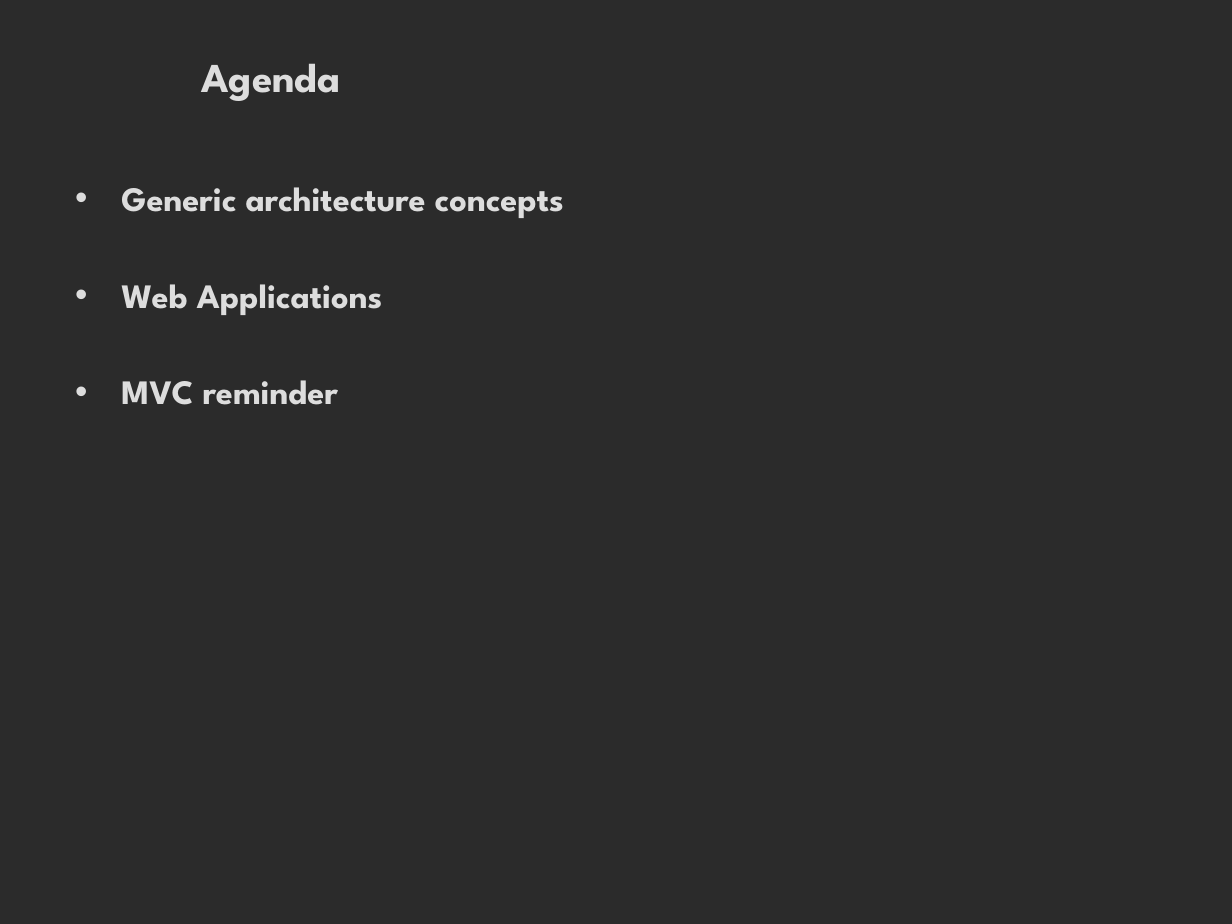
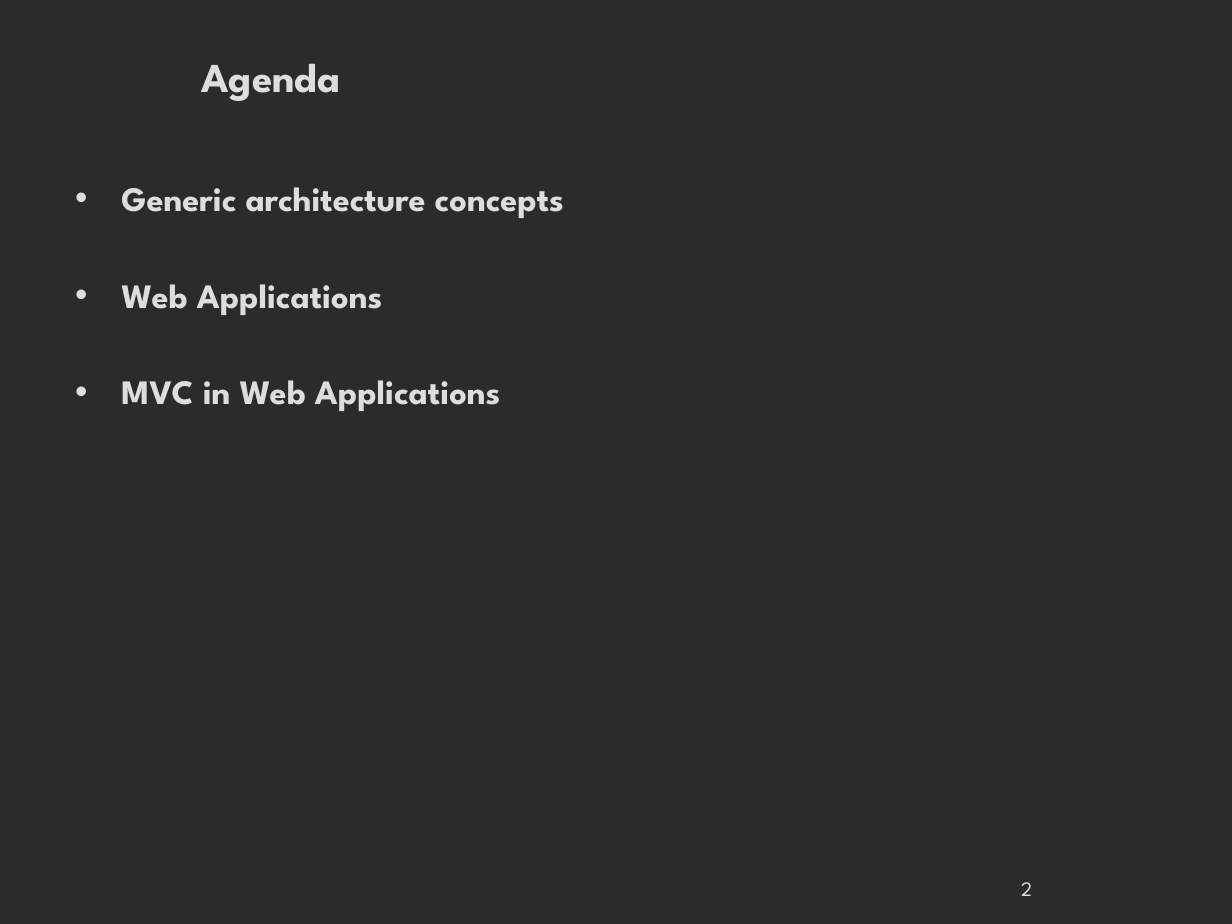
Before and after one commit to danielausparis/arch, a slide deck: slide 2 of archi-web.odp. Drawn at 1232x924 pixels with LibreOffice and Linux fonts; fonts in the diff are those of the drawing; background and template pictures are left out; a plain dark background stands for a picture behind light text. Boxes give left, top, right and bottom in pixels: in the first picture for what was removed or moved away, otherwise in the second. Text is boxed around its words. In the diff, an @@ line names an element or a change of style, - is before the commit and + after.

```diff
--- a/archi-web.odp
+++ b/archi-web.odp
@@ text at (121,380,501,411): text changed @@
-• MVC reminder
+• MVC in Web Applications
@@ page number added at (1021,882,1032,896), 12 pt, text #DDDDDD @@
+2
```
Also in this commit, not shown: 6 other slides changed, 10 slides added.
